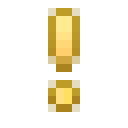
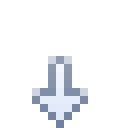
Layered file, before and after one edit (128 × 128). Changes by layer:
renamed "Layer 1" to "P1", hid it, painted on it over [48, 8, 80, 112]
added layer "P5 copy 3" above "P2 copy" over [32, 56, 88, 128]
hid "Background" over [32, 8, 88, 128]
